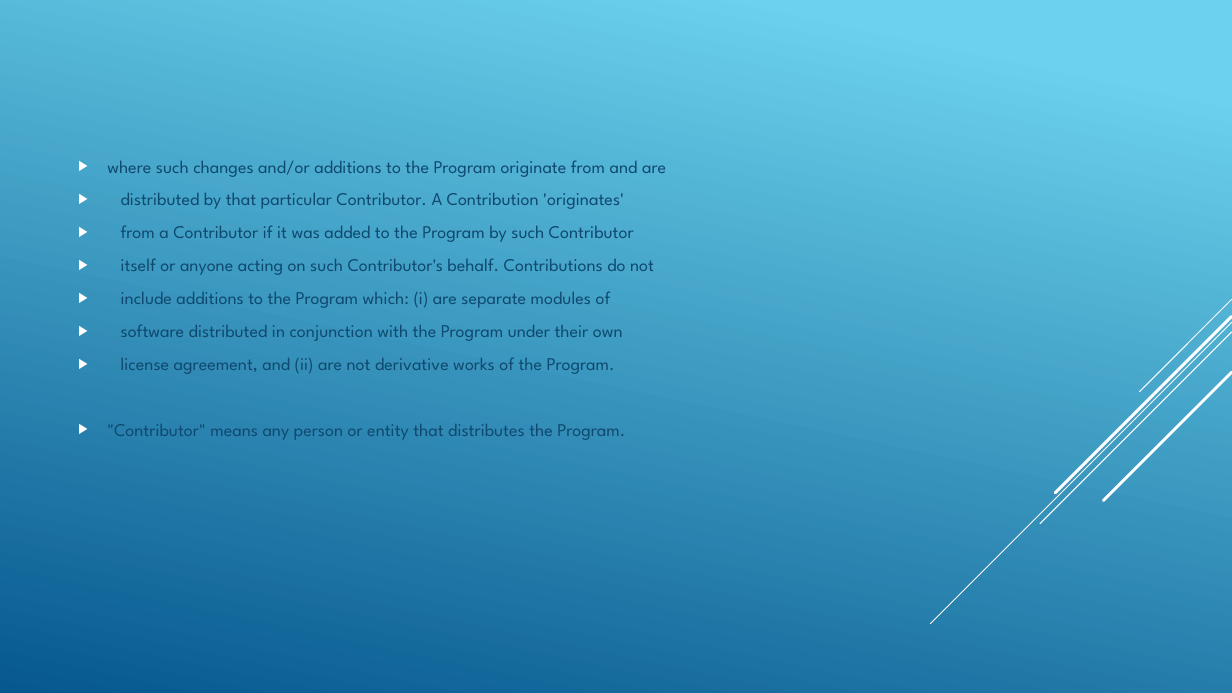
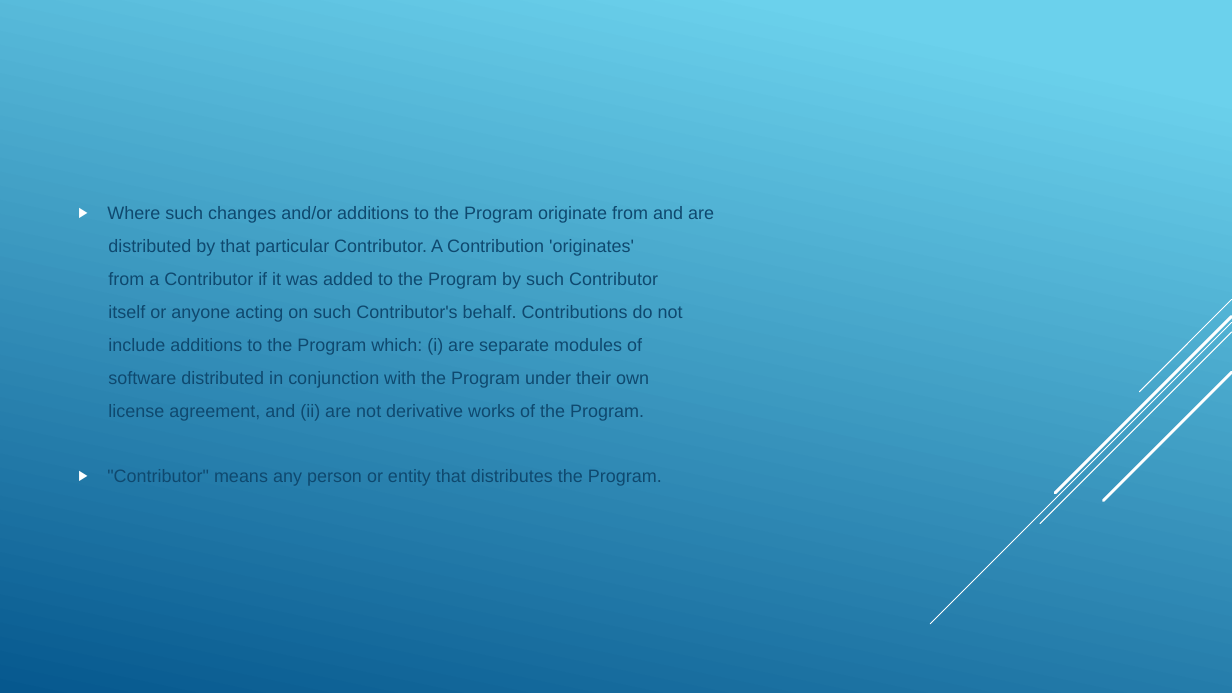
Before and after one commit to Vitoriano1454/ProjetoTCC, a slide deck: slide 10 of Github-Projeto.pptx. Drawn at 1232x693 pixels with LibreOffice and Linux fonts; fonts in the diff are those of the drawing. Boxes give left, top, right and bottom in pixels: in the first picture for what was removed or moved away, otherwise in the second. Text is boxed around its words. In the diff, an @@ line names an element or a change of style, - is before the commit and + after.

```diff
--- a/Github-Projeto.pptx
+++ b/Github-Projeto.pptx
@@ text "Where such changes and/or additions ...": place and size @@
-text "Where such changes and/or additions ..." at bbox=[107, 160, 666, 440]
+text "Where such changes and/or additions ..." at bbox=[107, 206, 714, 486]
@@ text at bbox=[107, 206, 714, 223]: text changed; font League Spartan to Arial @@
-▶ where such changes and/or additions to the Program originate from and are
+▶ Where such changes and/or additions to the Program originate from and are
@@ text at bbox=[107, 239, 683, 486]: font League Spartan to Arial in "distributed by that particular Contributor. A Contribution ...", "from a Contributor if it was added ...", "itself or anyone acting on such Contributor's ...", "include additions to the Program which: (i) ..." and 3 more places; bullet ▶ to none @@
```
Also in this commit, not shown: 29 other slides changed.
